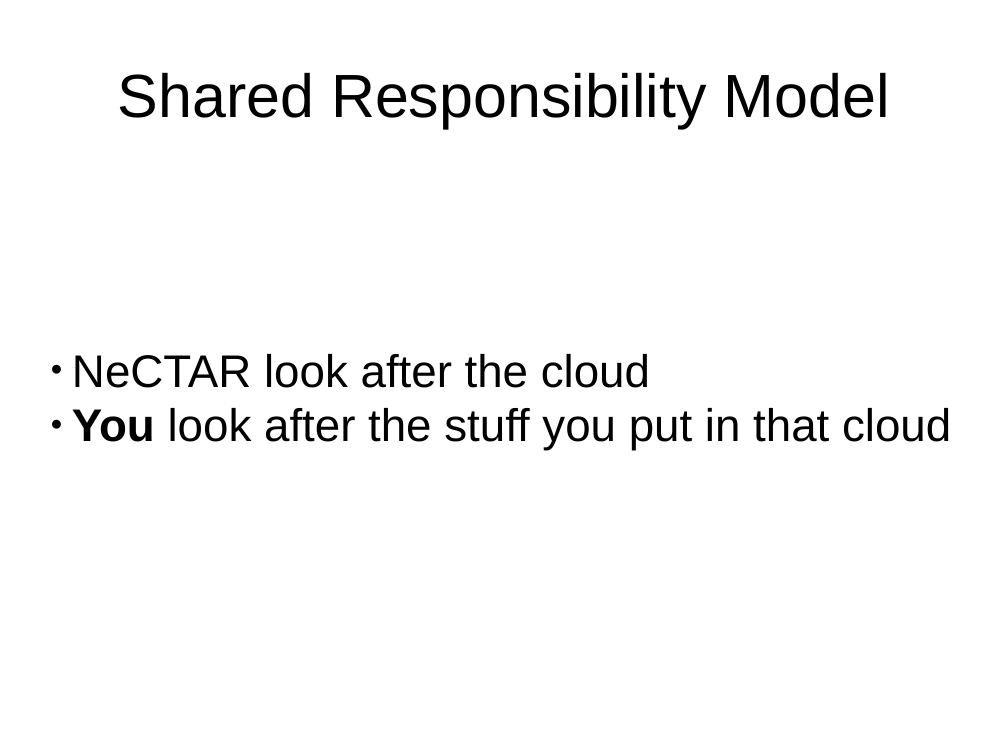
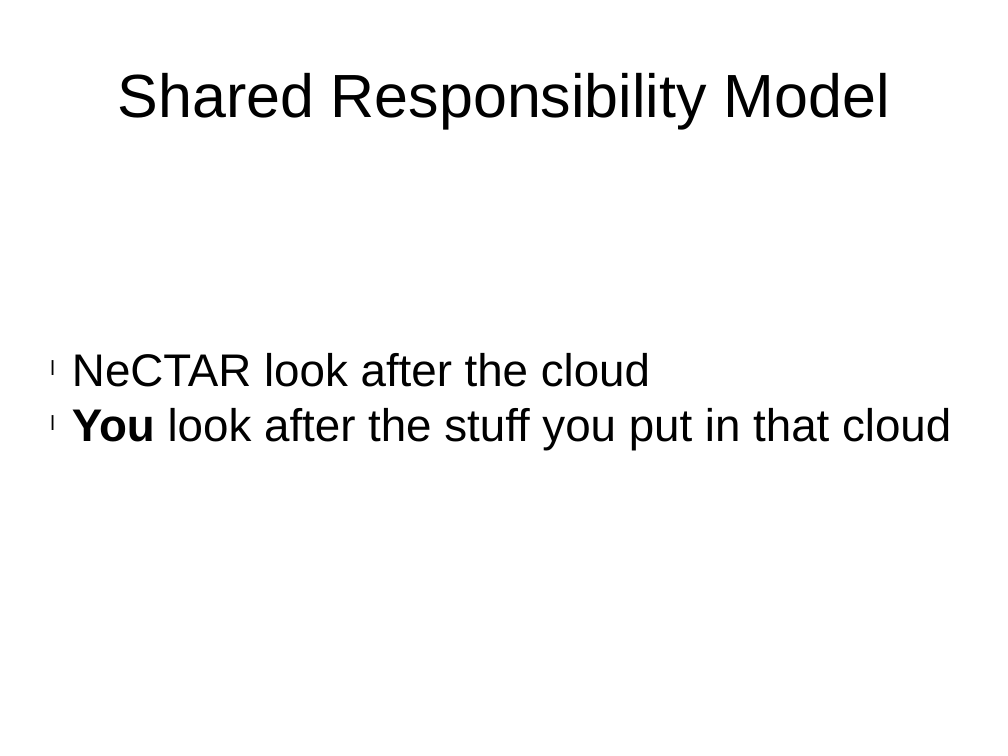
Before and after one commit to resbaz/nectar-cloud-lessons, a slide deck: slide 1 of Lessons/Lesson_VII/Lesson_VII_Questions.pptx. Drawn at 1008x756 pixels with LibreOffice and Linux fonts; fonts in the diff are those of the drawing. Boxes give left, top, right and bottom in pixels: in the first picture for what was removed or moved away, otherwise in the second. Text is boxed around its words. In the diff, an @@ line names an element or a change of style, - is before the commit and + after.

```diff
--- a/Lessons/Lesson_VII/Lesson_VII_Questions.pptx
+++ b/Lessons/Lesson_VII/Lesson_VII_Questions.pptx
@@ text "NeCTAR look after the cloud" at <box>72,353,951,450</box>: bullet ● to l @@
```
Also in this commit, not shown: 1 other slide changed.
